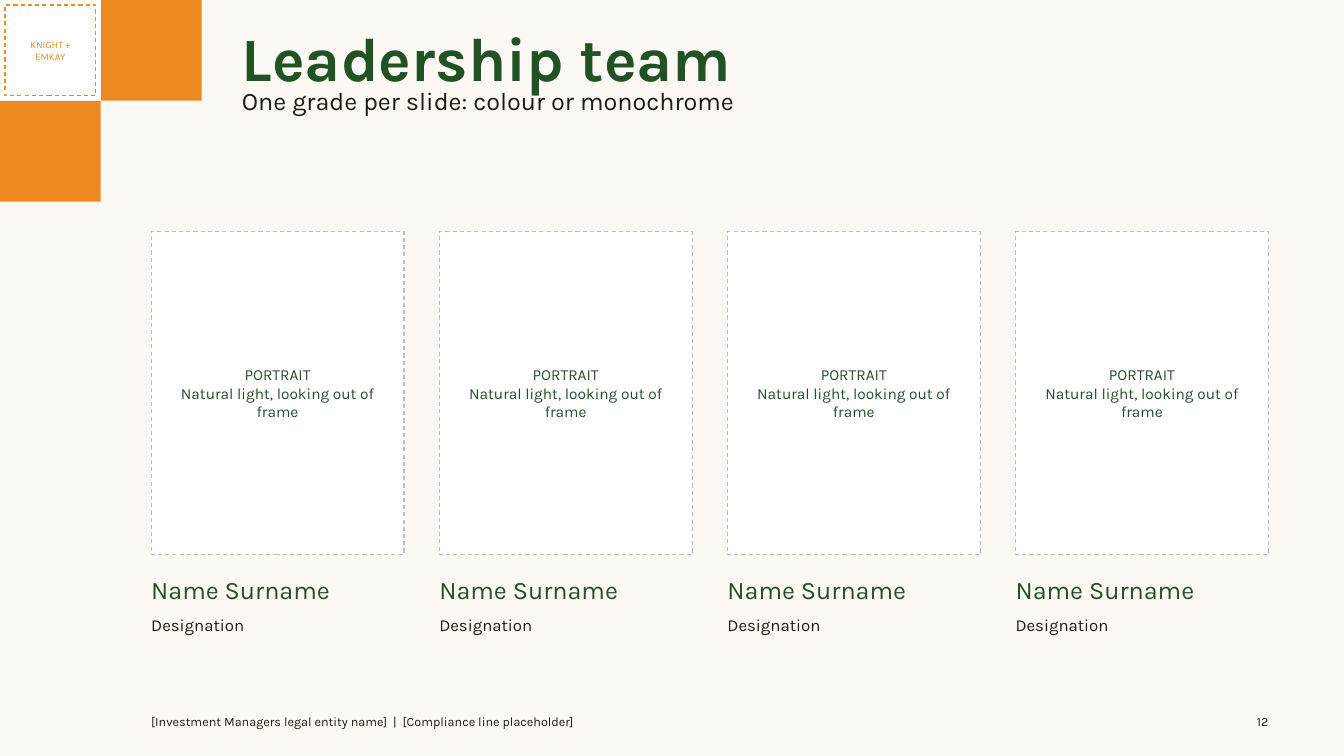
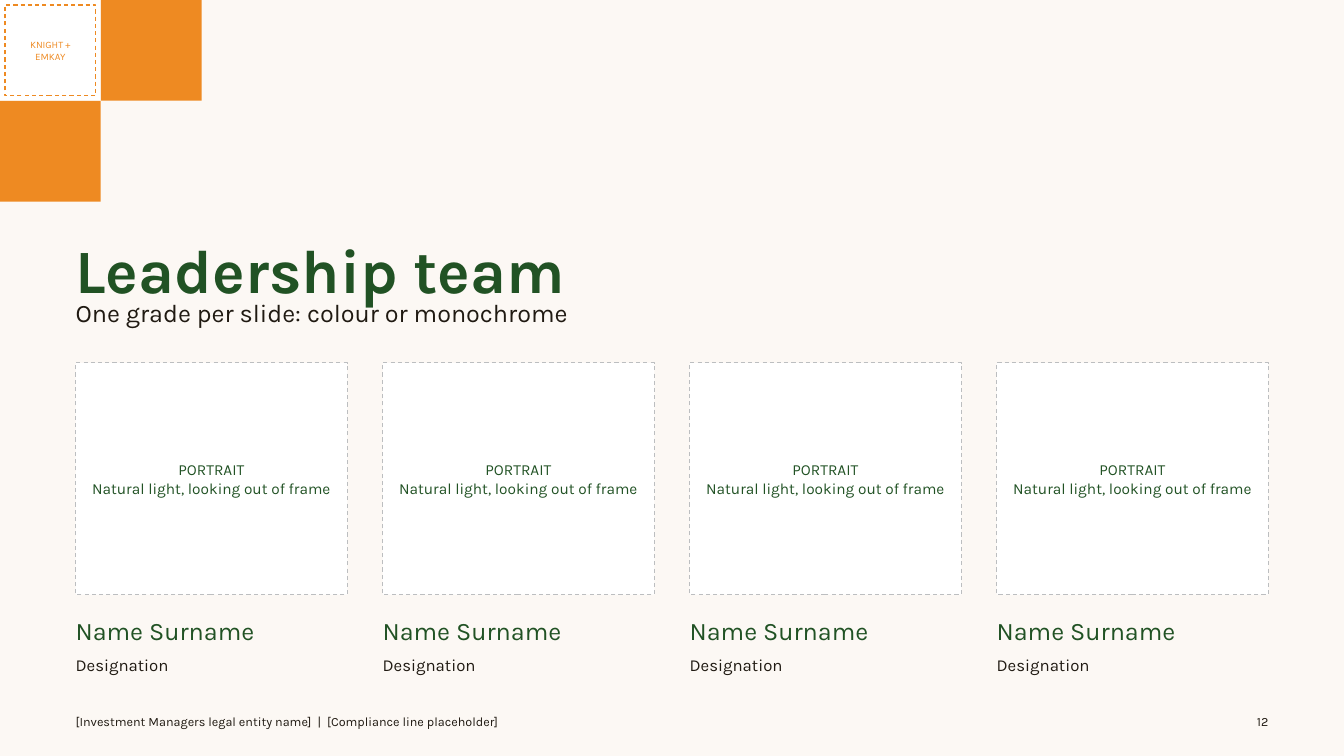
Before and after one commit to soumyakarwa/emkay-ppt-templates, a slide deck: slide 12 of Emkay_Investment_Managers_Template.pptx. Drawn at 1344x756 pixels with LibreOffice and Linux fonts; fonts in the diff are those of the drawing. Boxes give left, top, right and bottom in pixels: in the first picture for what was removed or moved away, otherwise in the second. Text is boxed around its words. In the diff, an @@ line names an element or a change of style, - is before the commit and + after.

```diff
--- a/Emkay_Investment_Managers_Template.pptx
+++ b/Emkay_Investment_Managers_Template.pptx
@@ text "Leadership team": place and size @@
-text "Leadership team" at box(242, 37, 731, 96)
+text "Leadership team" at box(76, 249, 564, 308)
@@ text "One grade per slide: colour ...": place and size @@
-text "One grade per slide: colour ..." at box(242, 88, 734, 116)
+text "One grade per slide: colour ..." at box(76, 300, 568, 328)
@@ rectangle "PORTRAIT": place and size @@
-rectangle "PORTRAIT" at box(151, 232, 404, 555)
+rectangle "PORTRAIT" at box(76, 363, 348, 595)
@@ rectangle "PORTRAIT": place and size @@
-rectangle "PORTRAIT" at box(440, 232, 693, 555)
+rectangle "PORTRAIT" at box(383, 363, 655, 595)
@@ rectangle "PORTRAIT": place and size @@
-rectangle "PORTRAIT" at box(728, 232, 981, 555)
+rectangle "PORTRAIT" at box(690, 363, 962, 595)
@@ rectangle "PORTRAIT": place and size @@
-rectangle "PORTRAIT" at box(1015, 232, 1268, 555)
+rectangle "PORTRAIT" at box(997, 363, 1269, 595)
@@ text "Name Surname": place and size @@
-text "Name Surname" at box(151, 583, 330, 600)
+text "Name Surname" at box(76, 624, 254, 641)
@@ text "Name Surname": place and size @@
-text "Name Surname" at box(439, 583, 618, 600)
+text "Name Surname" at box(383, 624, 561, 641)
@@ text "Name Surname": place and size @@
-text "Name Surname" at box(727, 583, 906, 600)
+text "Name Surname" at box(690, 624, 868, 641)
@@ text "Name Surname": place and size @@
-text "Name Surname" at box(1016, 583, 1194, 600)
+text "Name Surname" at box(997, 624, 1175, 641)
@@ text "Designation": place and size @@
-text "Designation" at box(151, 619, 244, 635)
+text "Designation" at box(76, 659, 169, 675)
@@ text "Designation": place and size @@
-text "Designation" at box(439, 619, 532, 635)
+text "Designation" at box(383, 659, 476, 675)
@@ text "Designation": place and size @@
-text "Designation" at box(727, 619, 820, 635)
+text "Designation" at box(690, 659, 783, 675)
@@ text "Designation": place and size @@
-text "Designation" at box(1016, 619, 1109, 635)
+text "Designation" at box(997, 659, 1090, 675)
@@ text "[Investment Managers legal entity name] ...": place and size @@
-text "[Investment Managers legal entity name] ..." at box(151, 716, 574, 729)
+text "[Investment Managers legal entity name] ..." at box(76, 716, 498, 729)
```
Also in this commit, not shown: 4 other slides changed, 2 other files.
